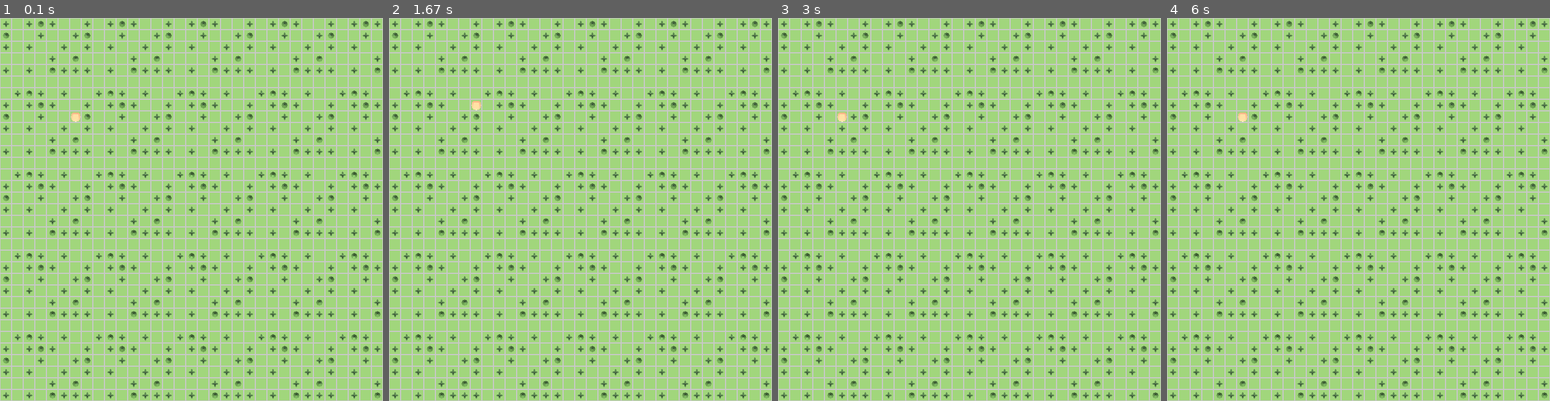
Above: before the commit, frames 1-4 (left to right).
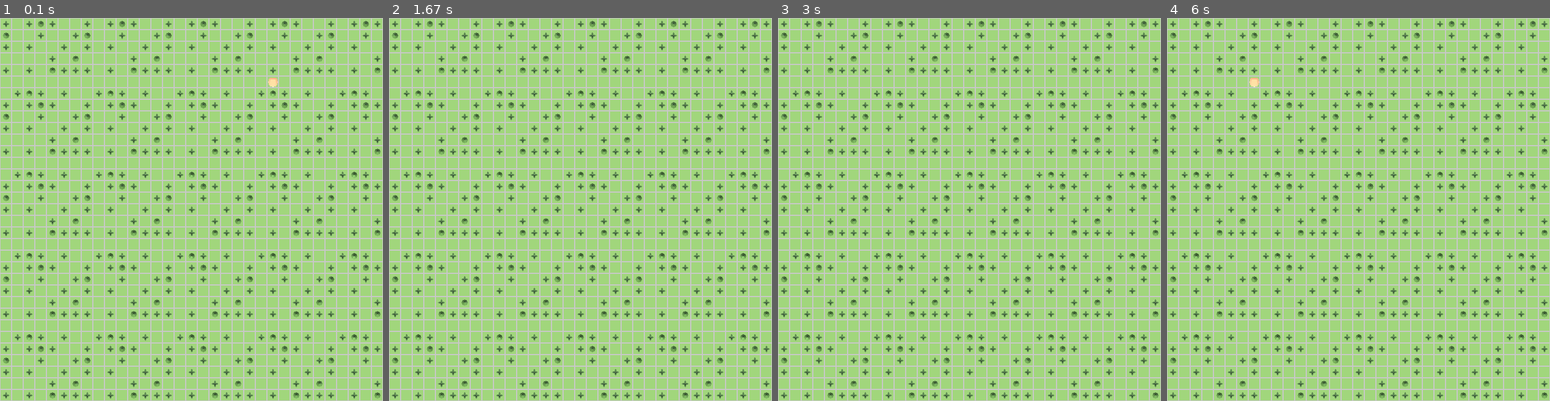
Above: after the commit, the same moments.

Repository: ThibPltt/24H_Code_OuiOuiBaguette
Game: pygame game, started from villager.py
The game is run twice, just before and just after one commit, with the same random seed, the same clock (stepped at 60 frames per second) and the same inputs.
Inputs:
- Up to frame 1 (0.1 s): no input
- Up to frame 2 (1.67 s): hold Right 0.33-0.8 s; hold Up 0.83-1.13 s
- Up to frame 3 (3 s): hold Left 1.67-2.2 s; hold Down 2.23-2.53 s; hold Left 2.57-2.97 s
- Up to frame 4 (6 s): hold Right from 5.8 s (still down)

The runs differ from the first frame. In frame 1, 0.1% of the frame differs, in the area x 18-73%, y 15-28%; in frame 2, less than 0.1%; in frame 3, less than 0.1%; in frame 4, 0.1%.

Commit message:
modif plateau + villager + main

Diff:
--- /dev/null
+++ b/main.py
@@ -0,0 +1,34 @@
+# main.py
+import pygame
+import plateau
+import villager
+
+def main():
+    """Fonction principale du jeu."""
+    running = True
+    while running:
+        for event in pygame.event.get():
+            if event.type == pygame.QUIT:
+                running = False
+
+        # Gérer les mouvements des villageois avec les flèches
+        villager.handle_keys()
+
+        # Remplir l'écran avec le fond vert
+        plateau.screen.fill(plateau.GREEN)
+
+        # Dessiner la grille, le bosquet et les villageois
+        plateau.draw_grid()  # Dessiner la grille
+        plateau.draw_bosquet()  # Dessiner le bosquet
+        villager.draw_villagers()  # Dessiner les villageois
+
+        # Rafraîchir l'affichage
+        pygame.display.flip()
+
+        # Limiter la fréquence de rafraîchissement
+        pygame.time.Clock().tick(60)  # 60 FPS
+
+    pygame.quit()
+
+if __name__ == "__main__":
+    main()
--- a/plateau.py
+++ b/plateau.py
@@ -35,24 +35,3 @@
     for x in range(0, WIDTH, TILE_SIZE):
         for y in range(0, HEIGHT, TILE_SIZE):
             screen.blit(bosquet_scaled, (x, y))
-
-def main():
-    running = True
-    while running:
-        screen.fill(GREEN)  # Fond vert
-
-        # Dessiner la grille et les images
-        draw_grid()
-        draw_bosquet()
-
-        # Gestion des événements
-        for event in pygame.event.get():
-            if event.type == pygame.QUIT:
-                running = False
-
-        pygame.display.flip()  # Rafraîchir l'affichage
-
-    pygame.quit()
-
-if __name__ == "__main__":
-    main()
--- a/villager.py
+++ b/villager.py
@@ -1,45 +1,70 @@
 # villager.py
 import pygame
 import plateau  # Importation du fichier plateau.py
+import json
 
-# Charger l'image du villager
+# Charger les données JSON depuis le fichier
+def load_villagers_data(filepath):
+    """Charge les données des villageois à partir du fichier JSON."""
+    with open(filepath, 'r') as file:
+        data = json.load(file)
+    return data
+
+def get_villagers_from_data(data):
+    """Retourne la liste des villageois avec leurs informations."""
+    villagers = []
+    for villager_data in data:
+        villagers.append({
+            'id': villager_data['idVillageois'],
+            'name': villager_data['nom'],
+            'position': (villager_data['positionX'], villager_data['positionY'])
+        })
+    return villagers
+
+# Charger l'image du villageois
 villager_img = pygame.image.load("assets2D/villagers/villager.png").convert_alpha()
 
-# Redimensionner l'image du villager pour qu'elle couvre 9 cases (3x3)
+# Redimensionner l'image du villageois pour qu'elle couvre 3x3 cases (3x CELL_SIZE)
 villager_scaled = pygame.transform.scale(villager_img, (3 * plateau.CELL_SIZE, 3 * plateau.CELL_SIZE))
 
-# Position de l'image du villager (sur la grille)
-img_x, img_y = 5, 7  # Position (5, 7) en termes de cases (les multiples de 3)
+# Charger les villageois depuis le fichier JSON
+villagers_data = load_villagers_data('Datas/VillageoisData')
+villagers = get_villagers_from_data(villagers_data)
 
-def draw_villager():
-    """Fonction pour dessiner l'image du villager sur le plateau."""
-    # Dessiner le villager sur la case spécifiée
-    plateau.screen.blit(villager_scaled, (img_x * plateau.CELL_SIZE, img_y * plateau.CELL_SIZE))
+# Fonction pour dessiner tous les villageois
+def draw_villagers():
+    """Fonction pour dessiner les villageois sur le plateau."""
+    for villager in villagers:
+        # Calculer la position en pixels à partir des coordonnées en cases
+        position_x, position_y = villager['position']
+        # Dessiner le villageois à sa position
+        plateau.screen.blit(villager_scaled, (position_x * plateau.CELL_SIZE, position_y * plateau.CELL_SIZE))
 
-def handle_keys(event):
+def handle_keys():
     """Fonction pour gérer les entrées clavier et déplacer le villageois."""
-    global img_x, img_y
+    global villagers
 
-    if event.type == pygame.KEYDOWN:
-        # Déplacer vers la droite
-        if event.key == pygame.K_RIGHT:
-            if img_x < plateau.GRID_SIZE - 3:  # Limiter au bord droit
-                img_x += 1
+    keys = pygame.key.get_pressed()
 
-        # Déplacer vers la gauche
-        if event.key == pygame.K_LEFT:
-            if img_x > 0:  # Limiter au bord gauche
-                img_x -= 1
+    # Déplacer vers la droite
+    if keys[pygame.K_RIGHT]:
+        for villager in villagers:
+            villager['position'] = (villager['position'][0] + 1, villager['position'][1])
 
-        # Déplacer vers le bas
-        if event.key == pygame.K_DOWN:
-            if img_y < plateau.GRID_SIZE - 3:  # Limiter au bord bas
-                img_y += 1
+    # Déplacer vers la gauche
+    if keys[pygame.K_LEFT]:
+        for villager in villagers:
+            villager['position'] = (villager['position'][0] - 1, villager['position'][1])
 
-        # Déplacer vers le haut
-        if event.key == pygame.K_UP:
-            if img_y > 0:  # Limiter au bord haut
-                img_y -= 1
+    # Déplacer vers le bas
+    if keys[pygame.K_DOWN]:
+        for villager in villagers:
+            villager['position'] = (villager['position'][0], villager['position'][1] + 1)
+
+    # Déplacer vers le haut
+    if keys[pygame.K_UP]:
+        for villager in villagers:
+            villager['position'] = (villager['position'][0], villager['position'][1] - 1)
 
 def main():
     running = True
@@ -48,15 +73,14 @@
             if event.type == pygame.QUIT:
                 running = False
 
-            # Gérer les événements de clavier
-            handle_keys(event)
+        handle_keys()  # Gérer les mouvements des villageois
 
         plateau.screen.fill(plateau.GREEN)  # Fond vert
 
-        # Dessiner la grille, le bosquet et le villageois
+        # Dessiner la grille, le bosquet et les villageois
         plateau.draw_grid()
         plateau.draw_bosquet()
-        draw_villager()
+        draw_villagers()  # Dessiner tous les villageois
 
         pygame.display.flip()  # Rafraîchir l'affichage
 
